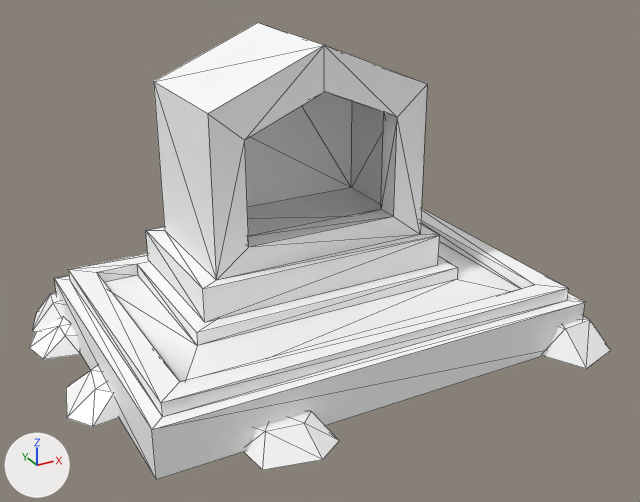
The FBX model Assets/Models/Undead/ManmadeMore_SF_Prop_Undead_Forge_01.fbx: old version first, new version second.
Both versions are drawn from a 50 mm lens placed at (-3.33, -6.19, 3.88), pointed at (-0.03, -0.19, 0.88). The axes (+X, +Y, +Z) are drawn at lower left. The lights are the same throughout. Mesh edges are drawn as thin lines. Where no turn or scale is listed for an object, it has been applied to the vertices. Vertices at the same position are counted once.

The first picture shows 'SF_Prop_Undead_Forge_01'.
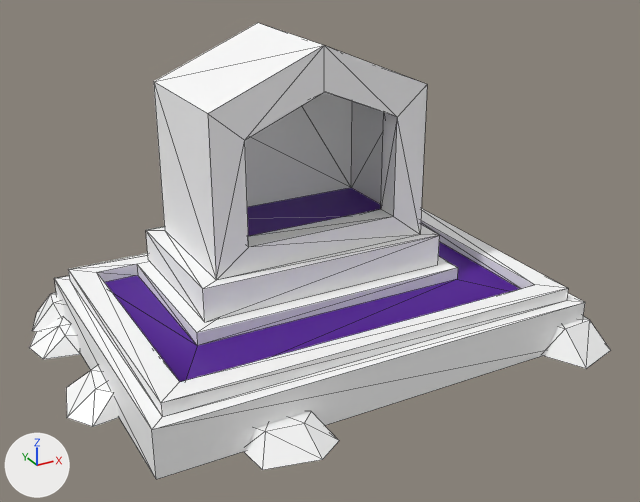
What differs and where, as boxes (x1, y1, x2, y2) in the pictures (640 x 502 px):
part 1 of me_mesh, recoloured (white to purple)
    both: (104, 188, 520, 382)

The change, as a list of edits to the scene's bpy script:
```text
Add mat_lambert19:
    mat_lambert19 = principled_material('lambert19')
    mat_lambert19.base_color = (0.0799, 0.0, 0.305)  # purple #500096
Change me_mesh:
    where me_mesh.from_pydata(...)  # 147 vertices, 212 faces; spans x -2.29..2.29, y -1.68..1.68, z 0.0..2.59
    used by ob_sf_prop_undead_forge_01; location = (0.0, 0.0, 0.0)
    me_mesh part 1: 8 of the faces centred in x -1.49..1.5, y -0.83..0.58, z 0.42..0.95 switch from mat_pasted__pasted__lambert15 (its picture is missing) to mat_lambert19 (purple #500096)
```
